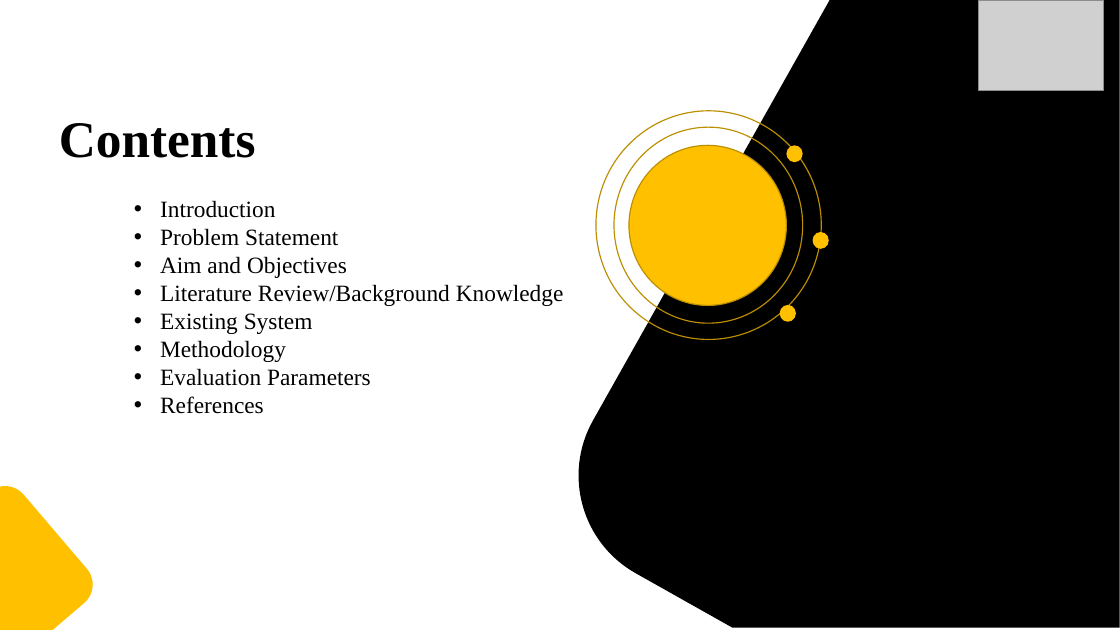
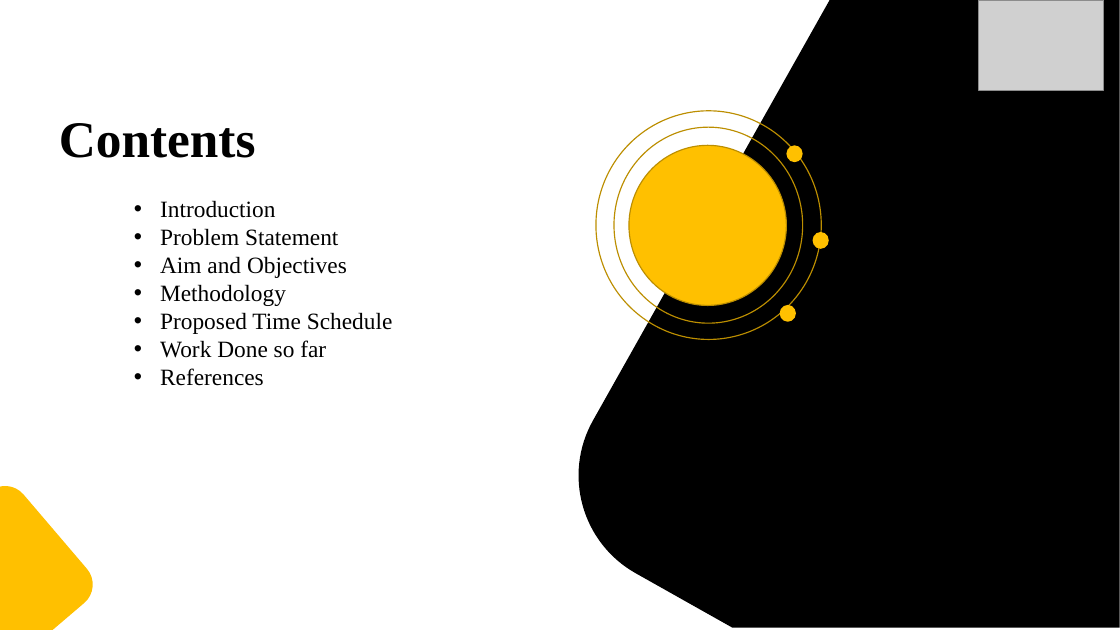
Before and after one commit to usamasshafique/NewsMavens, a slide deck: slide 2 of Progress Presentation/News Mavens Presentation (Final).pptx. Drawn at 1120x630 pixels with LibreOffice and Linux fonts; fonts in the diff are those of the drawing; grey boxes stand for pictures. Boxes give left, top, right and bottom in pixels: in the first picture for what was removed or moved away, otherwise in the second. Text is boxed around its words. In the diff, an @@ line names an element or a change of style, - is before the commit and + after.

```diff
--- a/Progress Presentation/News Mavens Presentation (Final).pptx
+++ b/Progress Presentation/News Mavens Presentation (Final).pptx
@@ text at <box>160,284,564,334</box>: paragraphs removed @@
-• Literature Review/Background Knowledge
-• Existing System
@@ text at <box>160,312,393,358</box>: text changed @@
-• Evaluation Parameters
+• Proposed Time Schedule
+• Work Done so far
```
Also in this commit, not shown: 9 other slides changed.
